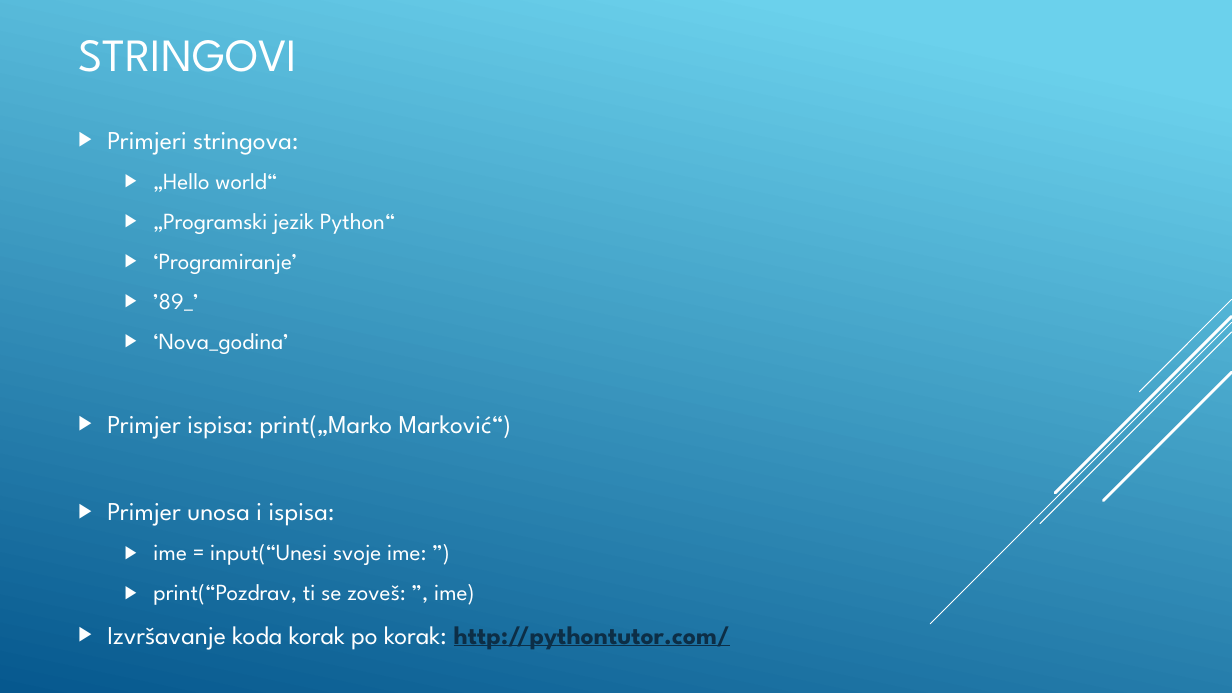
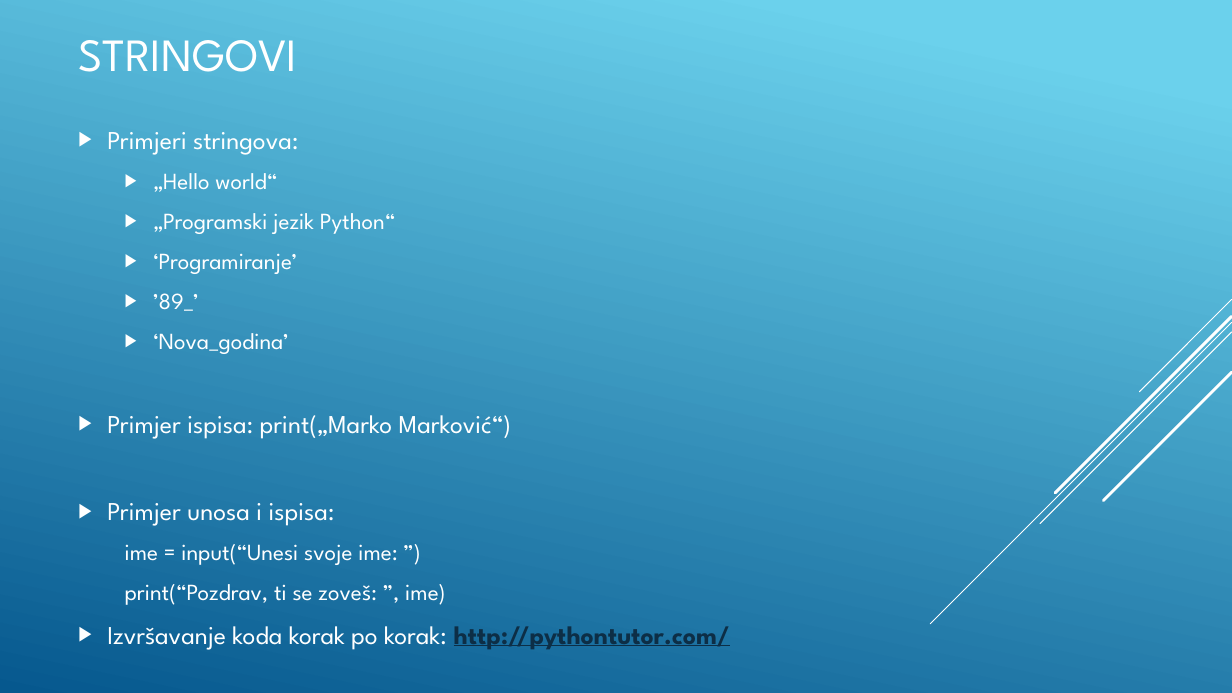
Before and after one commit to BaDnja/Kursevi, a slide deck: slide 17 of Python/Python-Osnovni-kurs/Izracunavanje/1-Osnovne aritmeticke operacije i primjena/Prezentacija.pptx. Drawn at 1232x693 pixels with LibreOffice and Linux fonts; fonts in the diff are those of the drawing. Boxes give left, top, right and bottom in pixels: in the first picture for what was removed or moved away, otherwise in the second. Text is boxed around its words. In the diff, an @@ line names an element or a change of style, - is before the commit and + after.

```diff
--- a/Python/Python-Osnovni-kurs/Izracunavanje/1-Osnovne aritmeticke operacije i primjena/Prezentacija.pptx
+++ b/Python/Python-Osnovni-kurs/Izracunavanje/1-Osnovne aritmeticke operacije i primjena/Prezentacija.pptx
@@ text at (125, 544, 445, 605): bullet ▶ to none @@
```
Also in this commit, not shown: 2 other slides changed, 7 slides added, 3 other files.
